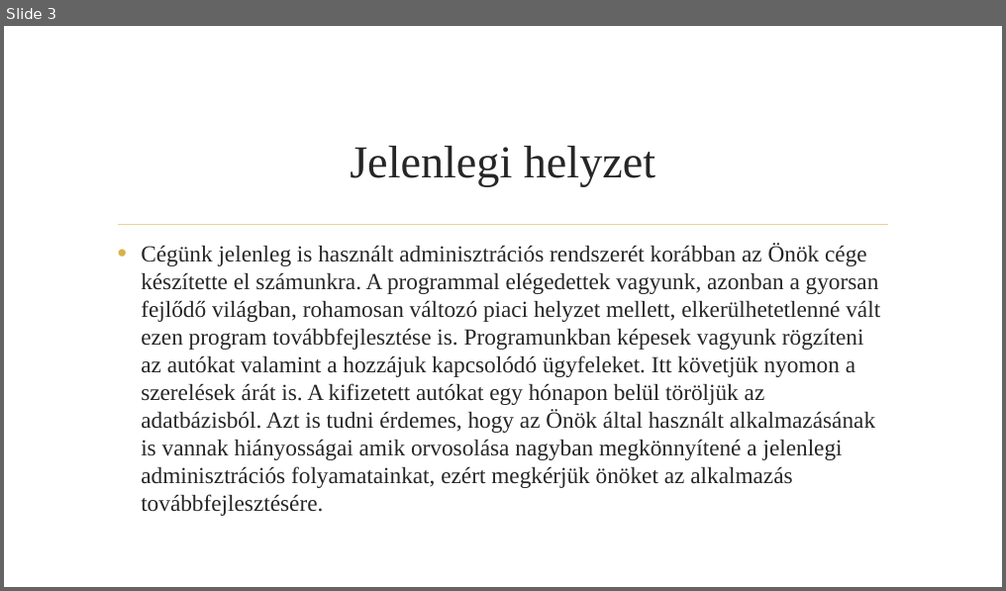
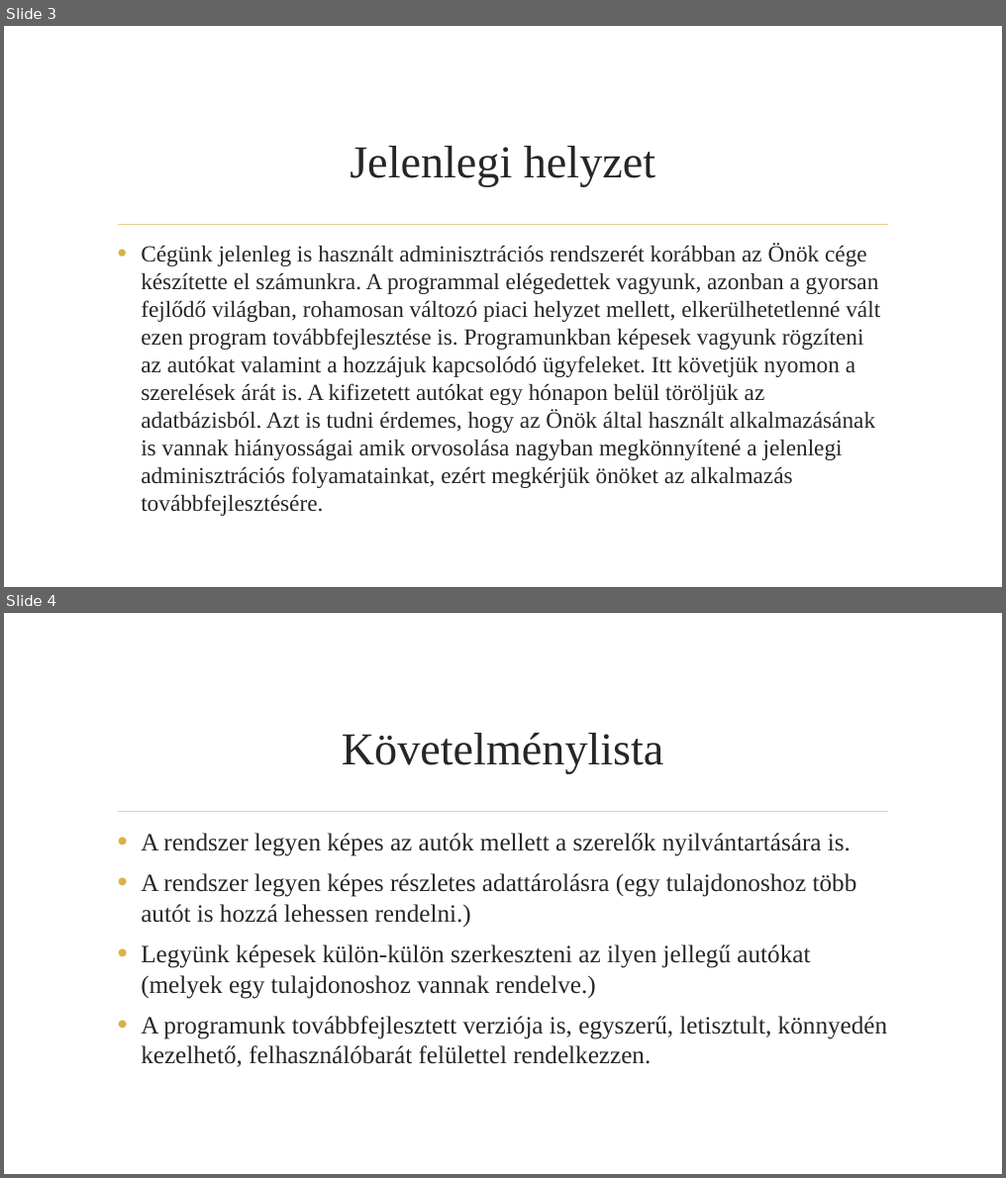
Before and after one commit to BenyBalazs/NagyProjekt, a slide deck: docs/Autószerelő alkalmazás.pptx. Shown one above the other, each under a label of ours: slide 3 before the commit, slides 3 and 4 after it. The pictures are 1006x591 and 1006x1178 pixels, drawn with LibreOffice and Linux fonts; fonts in the diff are those of the drawing; background and template pictures are left out. Boxes give left, top, right and bottom in pixels: in the first picture for what was removed or moved away, otherwise in the second. Text is boxed around its words. In the diff, an @@ line names an element or a change of style, - is before the commit and + after.

Commit message:
Köv.lista c. dia tartalmi elemeinek megírása

```diff
--- a/docs/Autószerelő alkalmazás.pptx
+++ b/docs/Autószerelő alkalmazás.pptx
@@ slide 4 added at box(4, 613, 1002, 1174), background picture (left out); not listed: 1 template element that a slide beside it also shows @@
@@ title added at box(342, 733, 664, 773), 44 pt, text #262626 @@
+Követelménylista
@@ text added at box(141, 833, 888, 1067), 24 pt, text #262626 @@
+• A rendszer legyen képes az autók mellett a szerelők nyilvántartására is.
+• A rendszer legyen képes részletes adattárolásra (egy tulajdonoshoz több autót is hozzá lehessen rendelni.)
+• Legyünk képesek külön-külön szerkeszteni az ilyen jellegű autókat (melyek egy tulajdonoshoz vannak rendelve.)
+• A programunk továbbfejlesztett verziója is, egyszerű, letisztult, könnyedén kezelhető, felhasználóbarát felülettel rendelkezzen.
```
